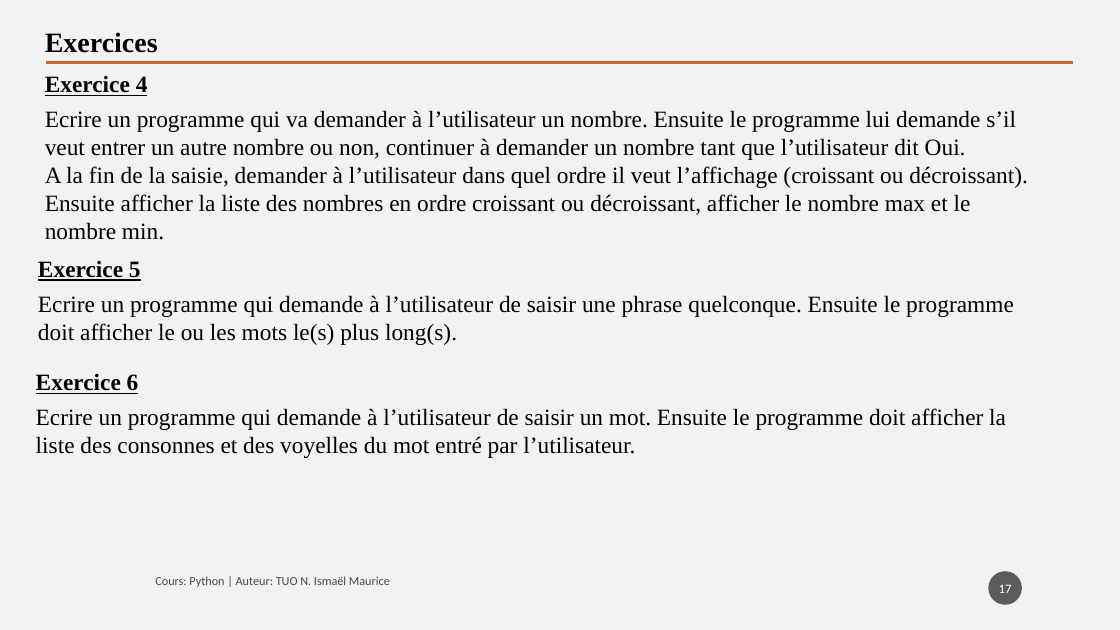
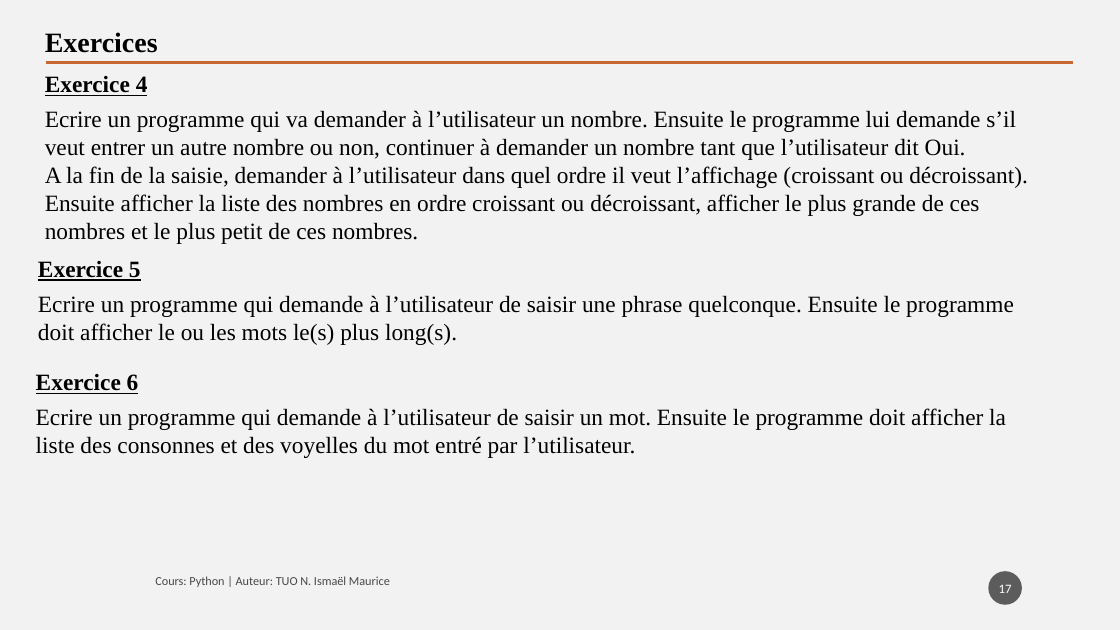
Before and after one commit to tisma95/cours-python, a slide deck: slide 17 of source/Chapitre 9 - Les listes.pptx. Drawn at 1120x630 pixels with LibreOffice and Linux fonts; fonts in the diff are those of the drawing. Boxes give left, top, right and bottom in pixels: in the first picture for what was removed or moved away, otherwise in the second. Text is boxed around its words. In the diff, an @@ line names an element or a change of style, - is before the commit and + after.

```diff
--- a/source/Chapitre 9 - Les listes.pptx
+++ b/source/Chapitre 9 - Les listes.pptx
@@ text at <box>45,194,980,244</box>: text changed @@
-Ensuite afficher la liste des nombres en ordre croissant ou décroissant, afficher le nombre max et le nombre min.
+Ensuite afficher la liste des nombres en ordre croissant ou décroissant, afficher le plus grande de ces nombres et le plus petit de ces nombres.
```
Also in this commit, not shown: 4 other slides changed, 1 other file.
